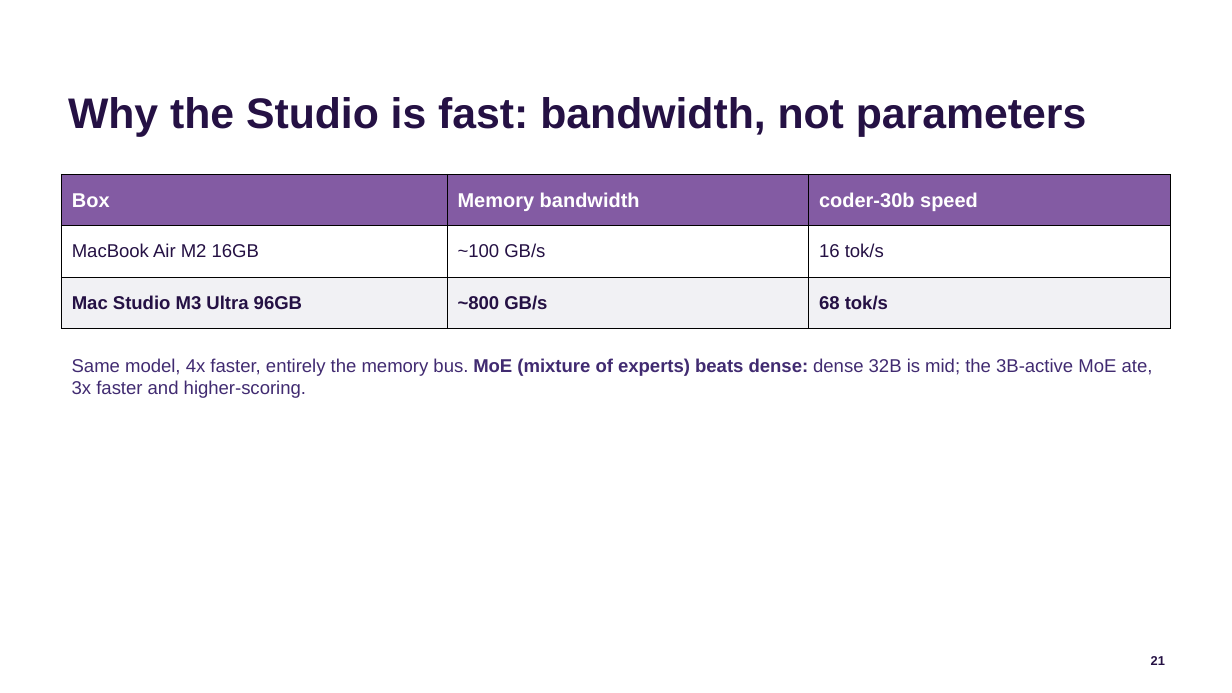
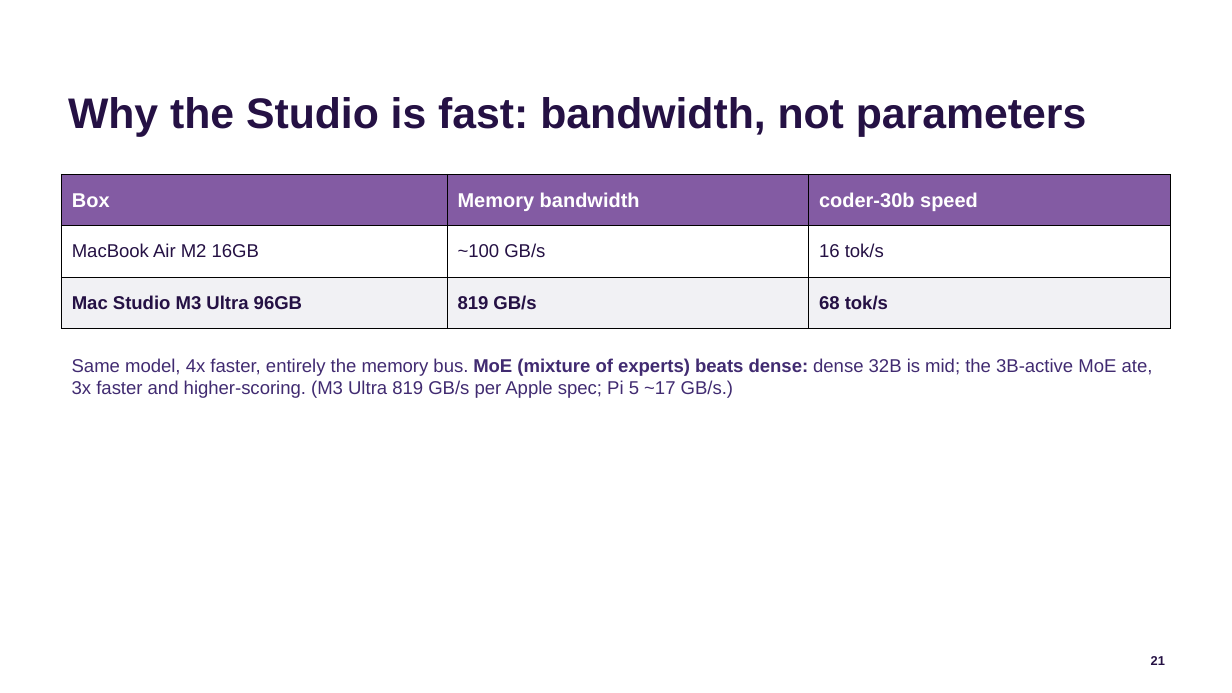
Before and after one commit to jconnolly/local-llm-pi5, a slide deck: slide 21 of local-llm-datasociety.pptx. Drawn at 1232x693 pixels with LibreOffice and Linux fonts; fonts in the diff are those of the drawing; background and template pictures are left out. Boxes give left, top, right and bottom in pixels: in the first picture for what was removed or moved away, otherwise in the second. Text is boxed around its words. In the diff, an @@ line names an element or a change of style, - is before the commit and + after.

Commit message:
Verify claims slide-by-slide + add citations:
- Reality-check slide: fix 512GB/DeepSeek-V4 row (V4 is 1.6T MoE, won't fit a
  512GB Mac; Apple pulled the 512GB config Mar 2026). Reframed as cloud-scale-only,
  still -8 to Opus. Stronger + accurate.
- Bandwidth: ~800 -> 819 GB/s, cite Apple Mac Studio spec.
- Guardrails 53->99 bullet: cite Forge (Show HN 48192383), verified real.
- Confirmed accurate: $200/mo=Max 20x, M3 Ultra EOL/backorder, DeepSeek-V4 80.6 open-weight ceiling.

```diff
--- a/local-llm-datasociety.pptx
+++ b/local-llm-datasociety.pptx
@@ table at (62,175,1170,329) @@
-row 3, column 2: ~800 GB/s
+row 3, column 2: 819 GB/s
@@ text at (72,358,1153,398): text changed @@
-Same model, 4x faster, entirely the memory bus. MoE (mixture of experts) beats dense: dense 32B is mid; the 3B-active MoE ate, 3x faster and higher-scoring.
+Same model, 4x faster, entirely the memory bus. MoE (mixture of experts) beats dense: dense 32B is mid; the 3B-active MoE ate, 3x faster and higher-scoring. (M3 Ultra 819 GB/s per Apple spec; Pi 5 ~17 GB/s.)
```
Also in this commit, not shown: 2 other slides changed, 3 other files.
